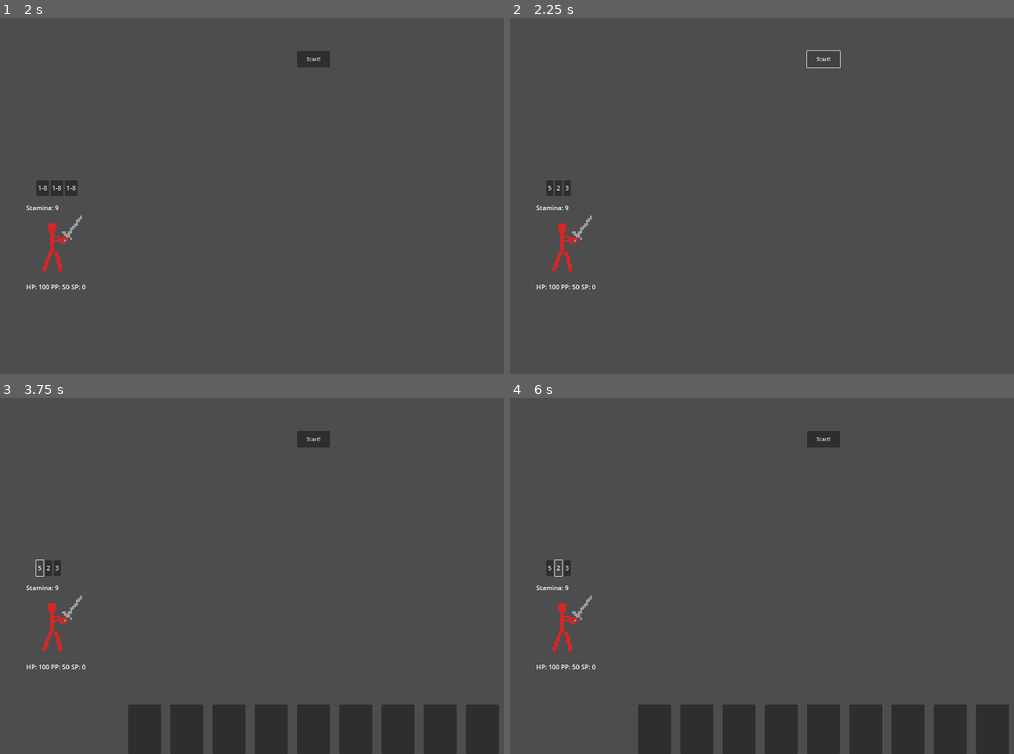
Above: before the commit, frames 1-4 (two rows, left to right).
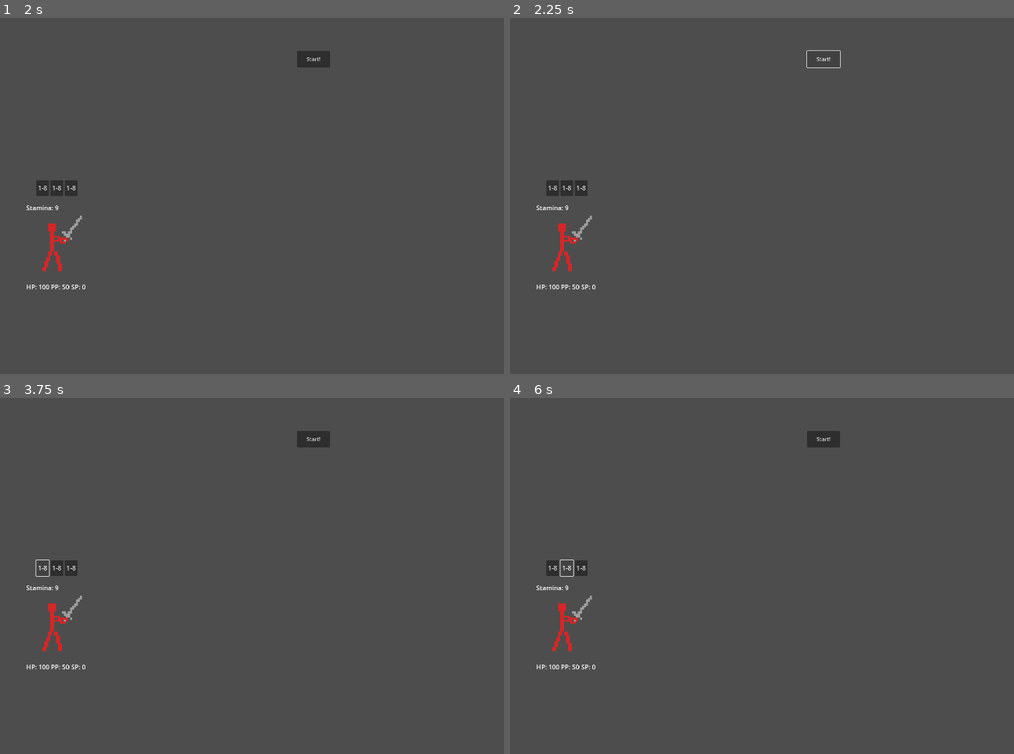
Above: after the commit, the same moments.

Repository: Colin-Paslay/Verses
Game: Godot game, scene res://start_menu.tscn
The game is run twice, just before and just after one commit, with the same random seed, the same clock (stepped at 60 frames per second) and the same inputs. The engine's default icon, where the game draws it, is replaced by a stand-in: a white triangle on a blue panel in a dark square.
Inputs (mouse positions are in pixels of both pictures, inside the frame that each line leads up to):
- Up to frame 1 (2 s): click "Start Game" at 0.5 s; click "BEGIN!" at 1.25 s
- Up to frame 2 (2.25 s): click "Start!" at 2 s
- Up to frame 3 (3.75 s): click "Start!" at 2.75 s; click "5" (after the commit: "1-8") at 3.5 s
- Up to frame 4 (6 s): click (656, 729) at 4.27 s; click (696, 729) at 5.02 s; click "2" (after the commit: "1-8") at 5.75 s

Frame 1 is identical in both runs. In frame 2, 0.2% of the frame differs, in the area x 7-16%, y 45-50%; in frame 3, 8.3%; in frame 4, 8.3%, in the area x 7-99%, y 45-100%.

Commit message:
Friday commit
Going to be working over the weekend

Diff:
--- a/fight.gd
+++ b/fight.gd
@@ -1,5 +1,8 @@
 extends Node2D
 @onready var global = get_node("/root/Global")
+@onready var count: int = 0
+signal turnstart
+signal battlestart
 # Called when the node enters the scene tree for the first time.
 func _ready():
 	pass
@@ -7,7 +10,11 @@
 func _process(delta):
 	pass
 func _on_start_pressed():
-	if global.turnstart == false:
-		global.turnstart = true
-	elif global.turnstart == true:
-		pass
+	if count == 0:
+		emit_signal("turnstart")
+		count += 1
+	elif count == 1:
+		emit_signal("battlestart")
+		count = 0
+	else:
+		count = 0
--- a/fight.tscn
+++ b/fight.tscn
@@ -20,4 +20,8 @@
 [node name="Red_Guy" parent="." instance=ExtResource("2_5mbml")]
 position = Vector2(200, 672)
 
+[node name="P1_Group" type="Node2D" parent="."]
+
+[node name="P2_Group" type="Node2D" parent="."]
+
 [connection signal="pressed" from="Start!" to="." method="_on_start_pressed"]
--- a/red_guy.tscn
+++ b/red_guy.tscn
@@ -112,7 +112,7 @@
 grow_vertical = 0
 theme_override_constants/separation = 28
 
-[node name="Button" type="Button" parent="CanvasLayer/Red_Guy"]
+[node name="Red_Slash" type="Button" parent="CanvasLayer/Red_Guy"]
 custom_minimum_size = Vector2(100, 150)
 layout_mode = 2
 
@@ -207,6 +207,7 @@
 layout_mode = 2
 text = "1-8"
 
+[connection signal="pressed" from="CanvasLayer/Red_Guy/Red_Slash" to="." method="_on_red_slash_pressed"]
 [connection signal="pressed" from="AnimatedSprite2D/Speed Slots/Slot 1" to="." method="_on_slot_1_pressed"]
 [connection signal="pressed" from="AnimatedSprite2D/Speed Slots/Slot 2" to="." method="_on_slot_2_pressed"]
 [connection signal="pressed" from="AnimatedSprite2D/Speed Slots/Slot 3" to="." method="_on_slot_3_pressed"]
